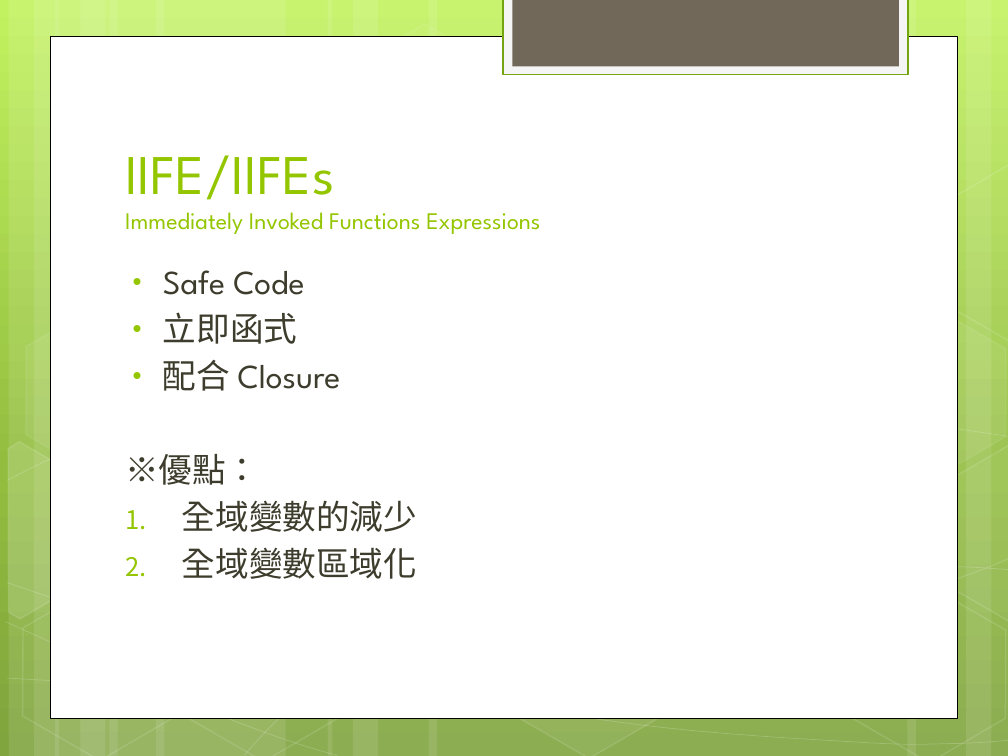
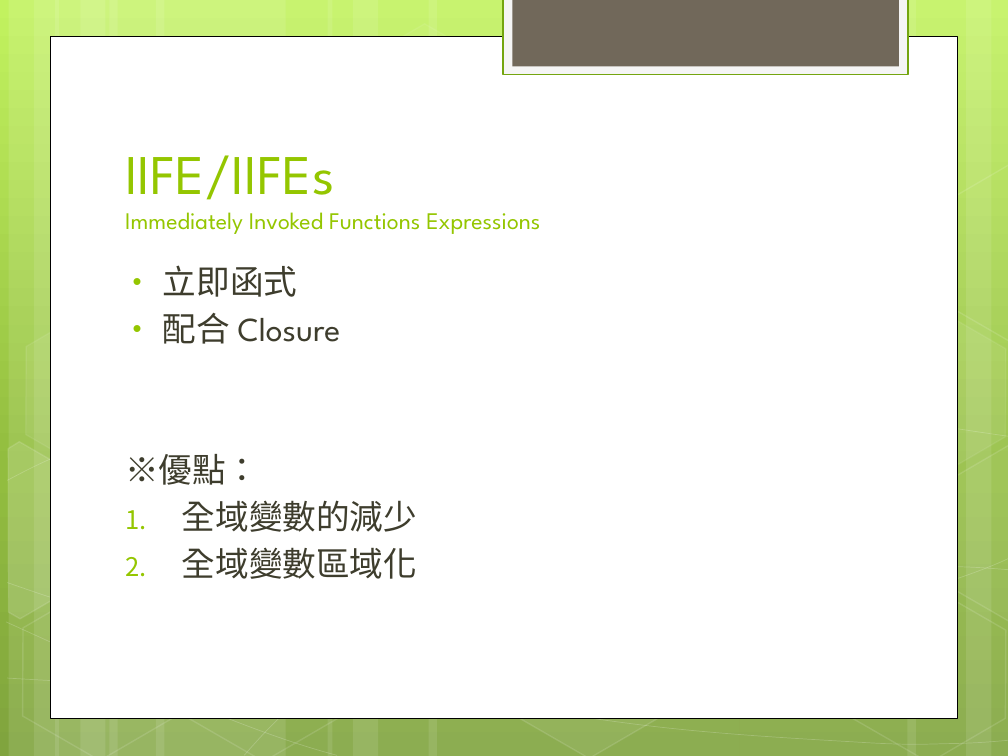
Before and after one commit to jackru6g6/JavaScript_Education, a slide deck: slide 4 of JavaScript教學及應用_08.22報告.pptx. Drawn at 1008x756 pixels with LibreOffice and Linux fonts; fonts in the diff are those of the drawing. Boxes give left, top, right and bottom in pixels: in the first picture for what was removed or moved away, otherwise in the second. Text is boxed around its words. In the diff, an @@ line names an element or a change of style, - is before the commit and + after.

```diff
--- a/JavaScript教學及應用_08.22報告.pptx
+++ b/JavaScript教學及應用_08.22報告.pptx
@@ text at (163, 270, 304, 295): paragraph removed @@
-• Safe Code
```
Also in this commit, not shown: 3 other slides changed, 3 slides removed.
